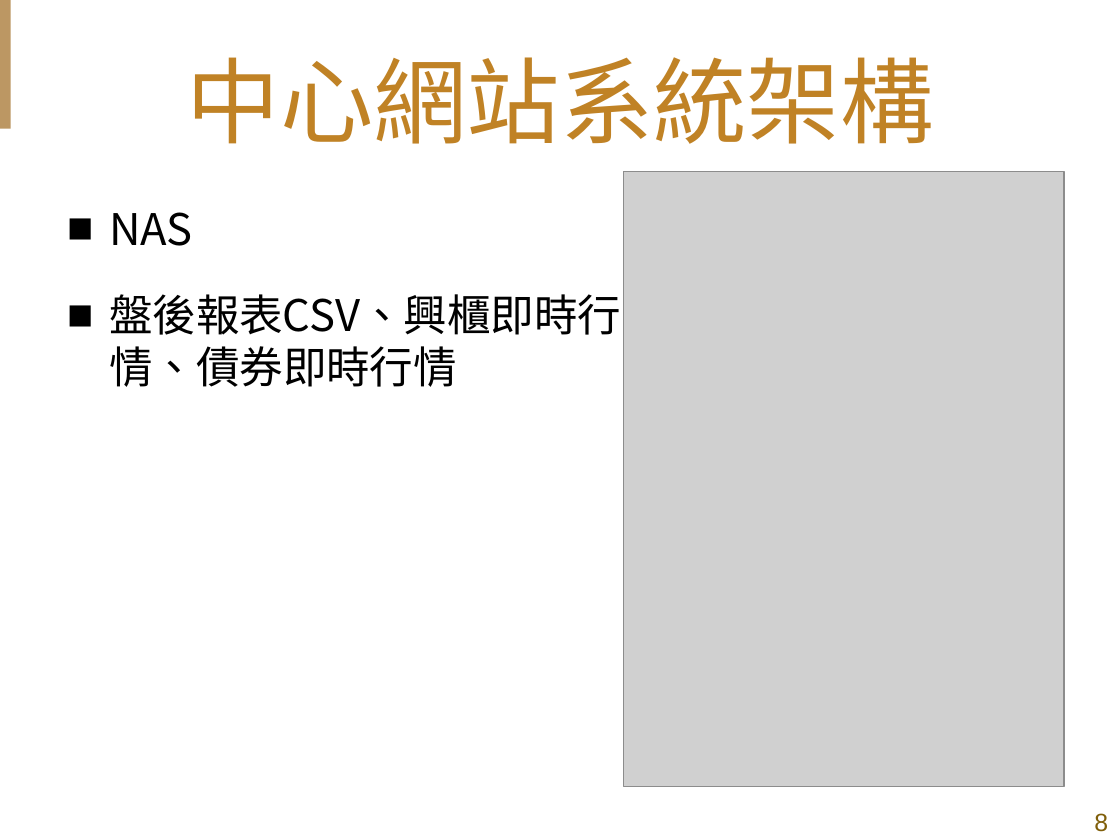
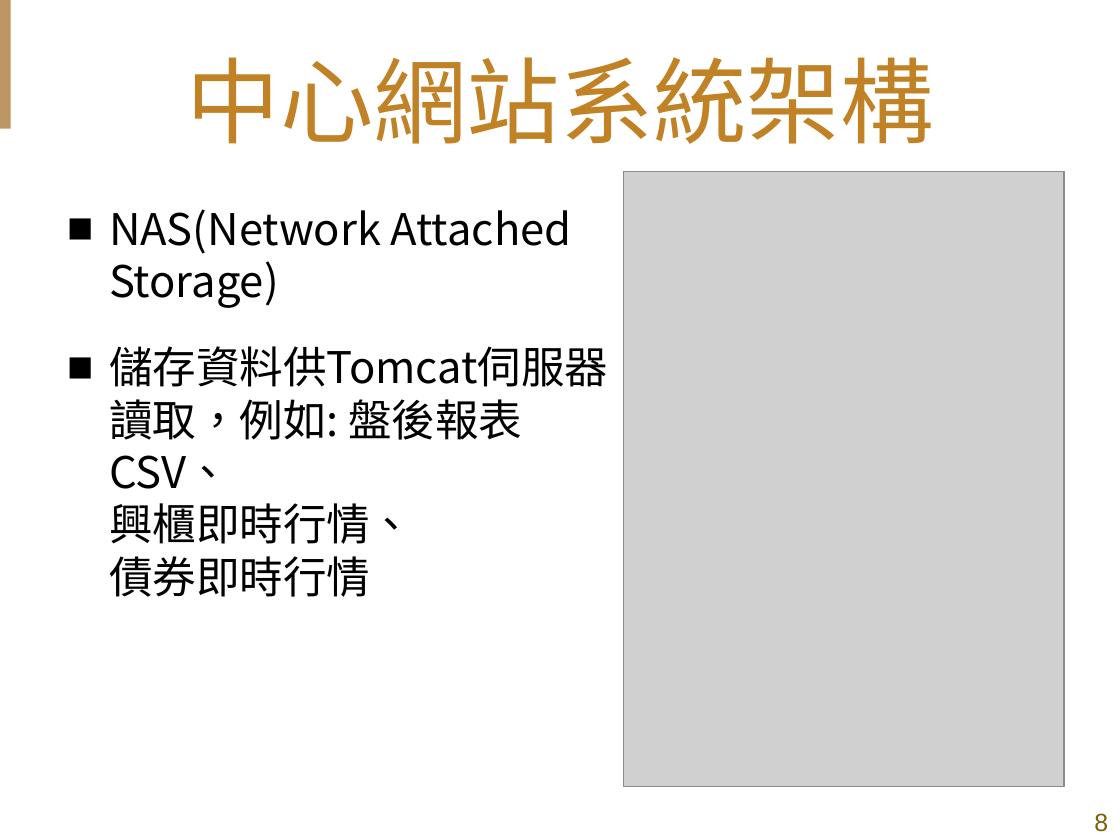
Before and after one commit to shih33/java_atguigu, a slide deck: slide 8 of 期末報告/期末簡報_施詠舜.pptx. Drawn at 1120x840 pixels with LibreOffice and Linux fonts; fonts in the diff are those of the drawing; grey boxes stand for pictures; background and template pictures are left out. Boxes give left, top, right and bottom in pixels: in the first picture for what was removed or moved away, otherwise in the second. Text is boxed around its words. In the diff, an @@ line names an element or a change of style, - is before the commit and + after.

```diff
--- a/期末報告/期末簡報_施詠舜.pptx
+++ b/期末報告/期末簡報_施詠舜.pptx
@@ text at (109,209,608,597): text changed @@
-■ NAS
-■ 盤後報表CSV、興櫃即時行情、債券即時行情
+■ NAS(Network Attached Storage)
+■ 儲存資料供Tomcat伺服器讀取，例如: 盤後報表CSV、
+  興櫃即時行情、
+  債券即時行情
```
Also in this commit, not shown: 7 other slides changed, 1 slide added, 2 slides removed, 2 other files.
